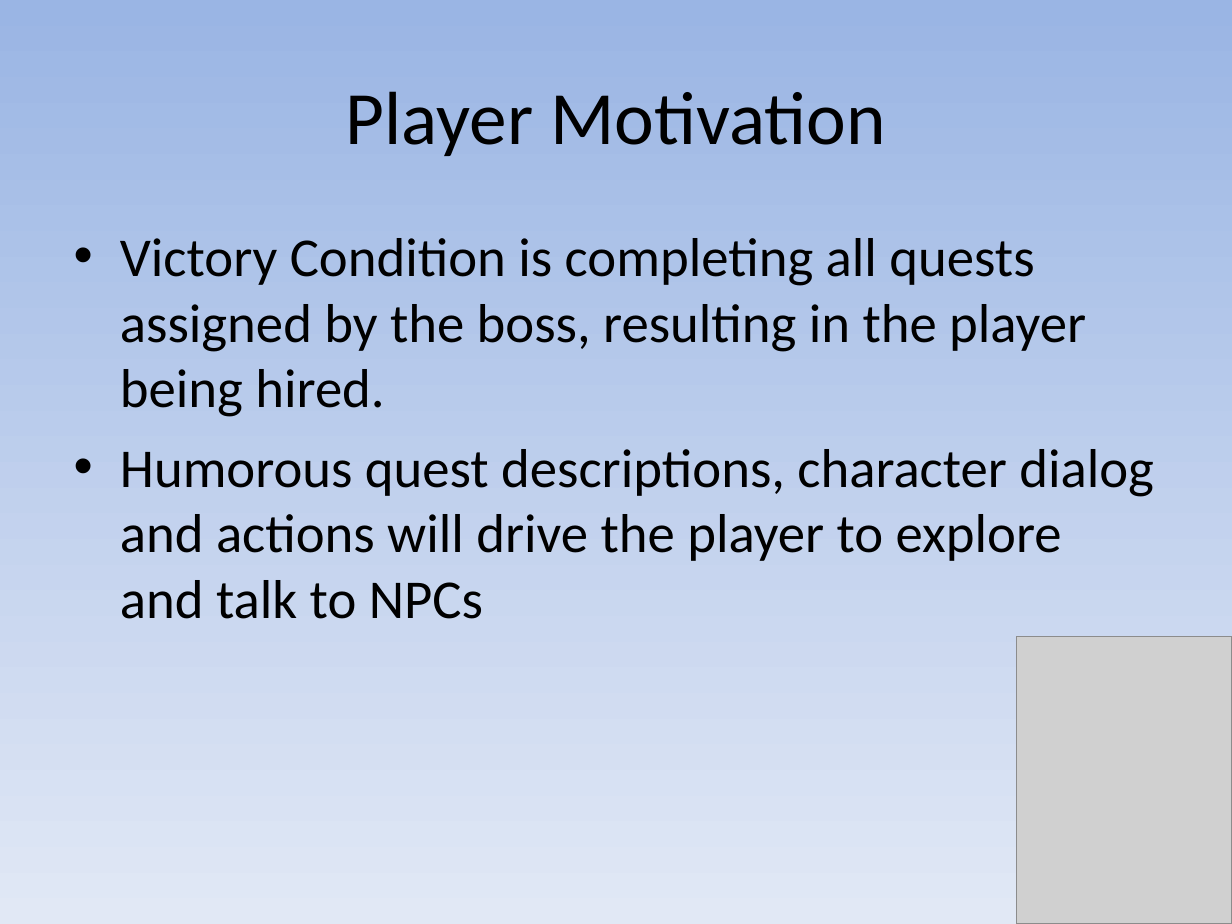
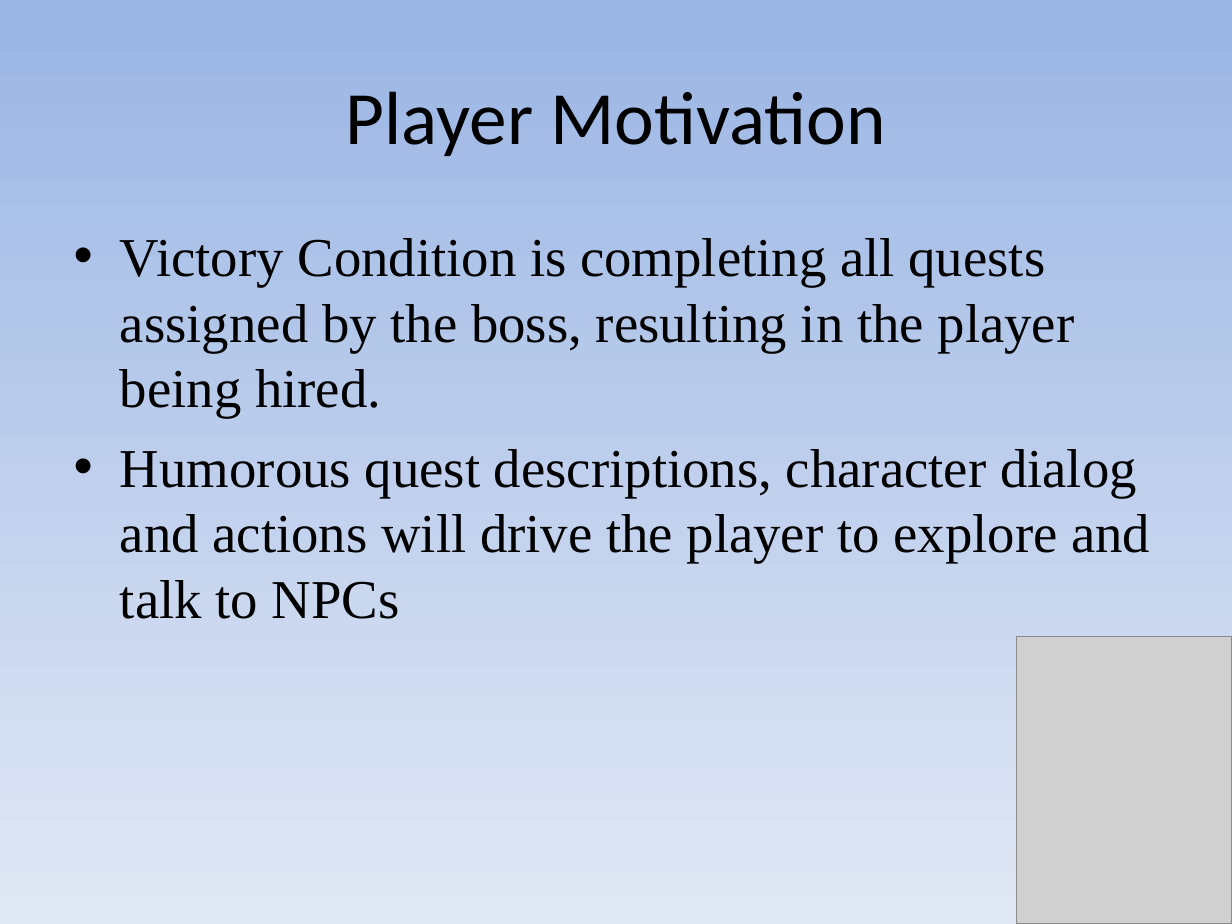
Before and after one commit to bambams/intern-quest-old, a slide deck: slide 3 of docs/proposal_show.pps. Drawn at 1232x924 pixels with LibreOffice and Linux fonts; fonts in the diff are those of the drawing; grey boxes stand for pictures. Boxes give left, top, right and bottom in pixels: in the first picture for what was removed or moved away, otherwise in the second. Text is boxed around its words. In the diff, an @@ line names an element or a change of style, - is before the commit and + after.

```diff
--- a/docs/proposal_show.pps
+++ b/docs/proposal_show.pps
@@ text "Victory Condition is completing all ..." at [120, 238, 1150, 619]: font Calibri to Times New Roman @@
```
Also in this commit, not shown: 1 other slide changed, 3 slides added, 1 other file.
